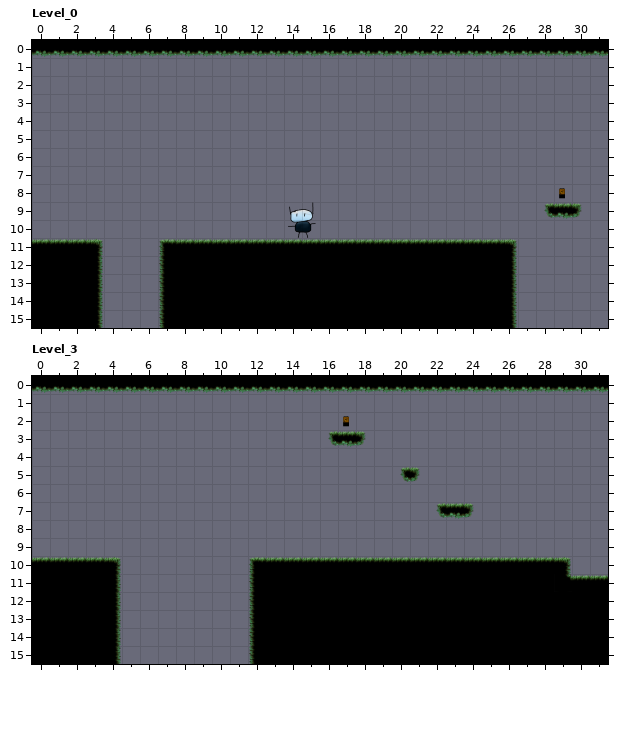
Two versions of a level (LDtk project, assets/main.ldtk). That is the earlier state.
Cells are 128x128 px. Shown: Level_0 x 0..31, y 0..15; Level_3 x 0..31, y 0..15. The commit also changed other parts of the map, which this record leaves out.
After:
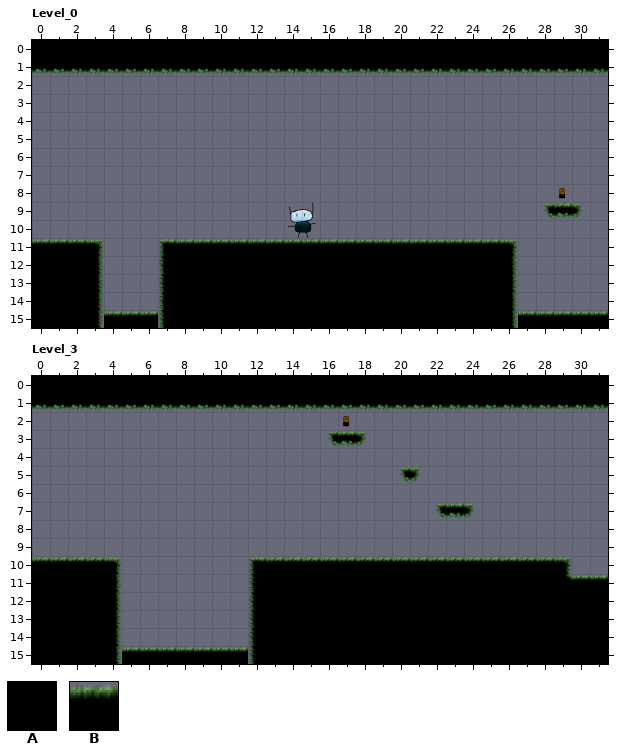
Key: from "IntGrid": A 1 "Collision", B 2 "Spikes".
_ is an empty cell, . an unchanged one.
The exact change:
--- layer "IntGrid", Level_0
@@ x 0..31 @@
- 1 ________________________________
+ 1 AAAAAAAAAAAAAAAAAAAAAAAAAAAAAAAA
@@ x 4..31 @@
-15 ___...................._____
+15 BBB....................BBBBB
--- layer "IntGrid", Level_3
@@ x 0..31 @@
- 1 ________________________________
+ 1 AAAAAAAAAAAAAAAAAAAAAAAAAAAAAAAA
@@ x 5..11 @@
-15 _______
+15 BBBBBBB
